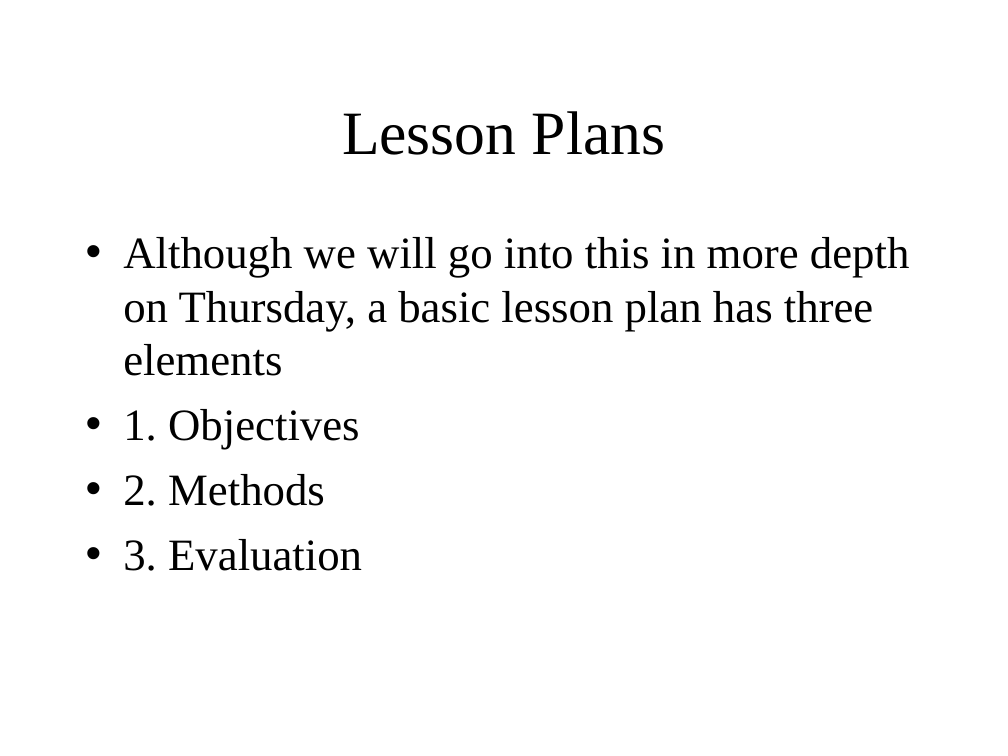
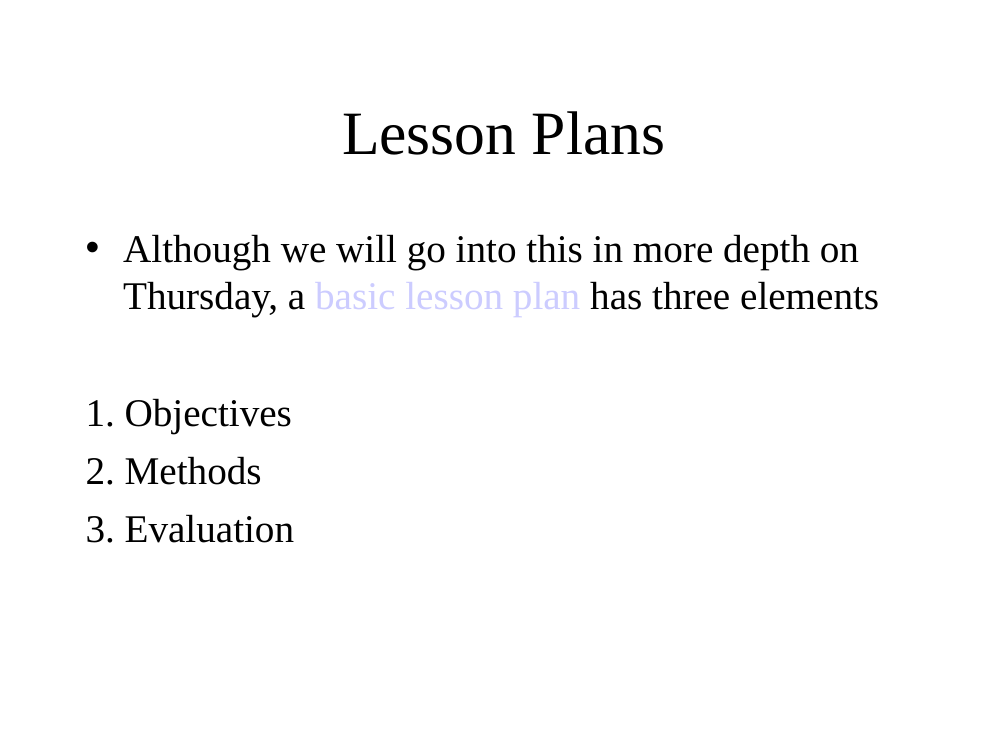
Before and after one commit to decause/hflossk, a slide deck: slide 10 of static/content/OLPCKidsA.ppt. Drawn at 1008x756 pixels with LibreOffice and Linux fonts; fonts in the diff are those of the drawing. Boxes give left, top, right and bottom in pixels: in the first picture for what was removed or moved away, otherwise in the second. Text is boxed around its words. In the diff, an @@ line names an element or a change of style, - is before the commit and + after.

Commit message:
Edits, styling, and URL checking on original slides

```diff
--- a/static/content/OLPCKidsA.ppt
+++ b/static/content/OLPCKidsA.ppt
@@ text "Although we will go into ..." at (86,234,879,543): size 32 to 28 pt; text colour #000000 to #CCCCFF in "basic lesson plan"; indent changed; bullet • to none @@
```
Also in this commit, not shown: 21 other slides changed.
